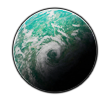
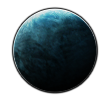
Revision of a layered 112 x 103 image; what changed, layer by layer:
added layer "Layer 38" (overlay) in group "Plant" over [13, 8, 97, 92]
hid "Layer 33" over [13, 8, 97, 92]